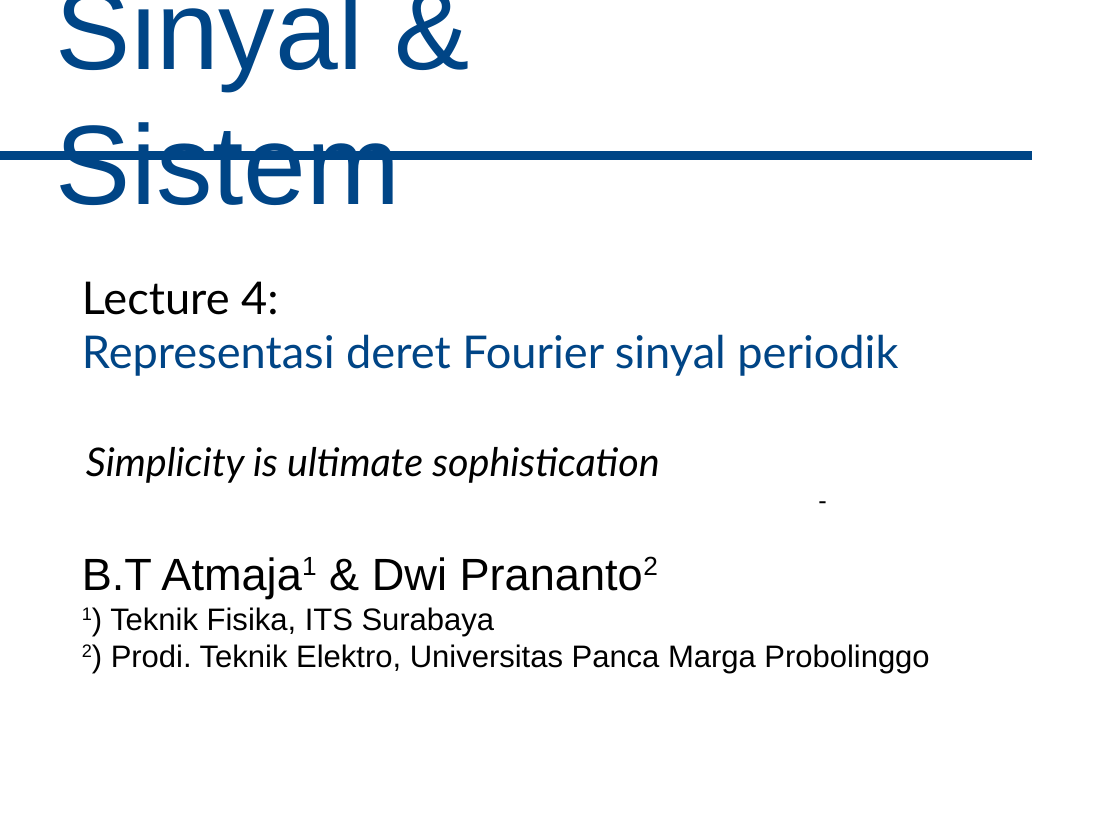
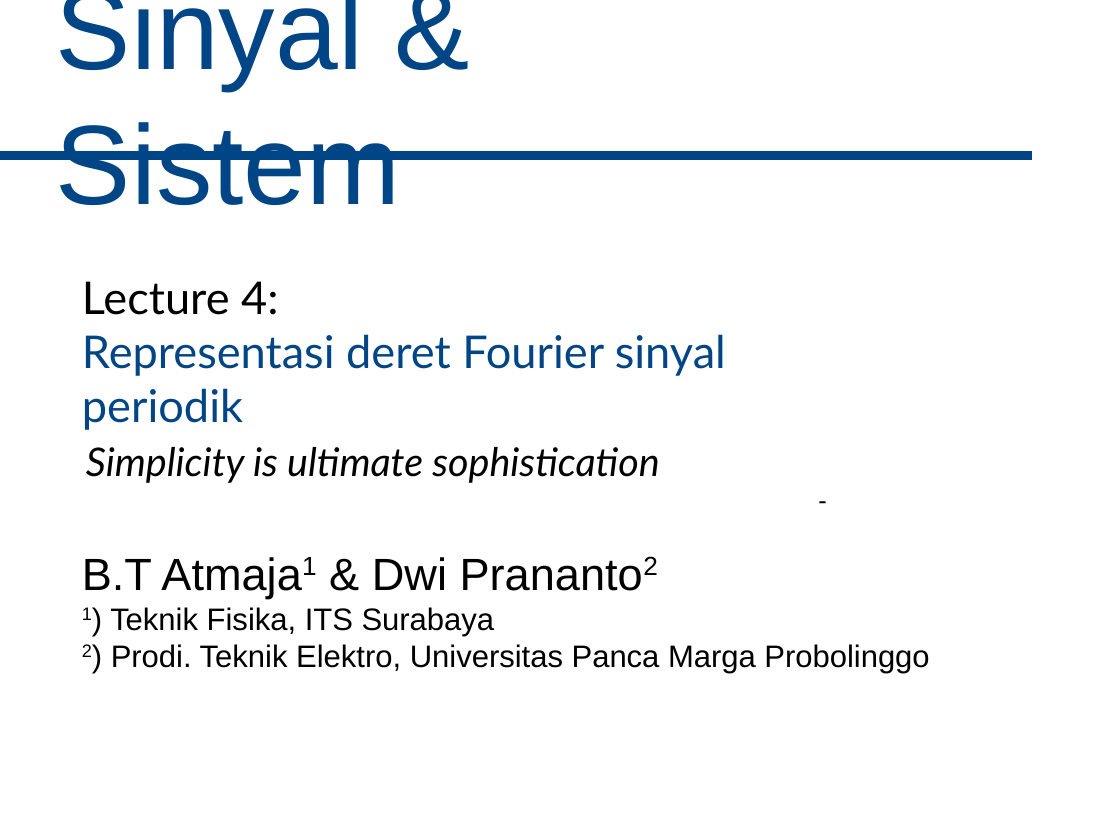
Before and after one commit to bagustris/sinyalsistem, a slide deck: slide 1 of slides/Lect4_SinyalSistem.odp. Drawn at 1120x840 pixels with LibreOffice and Linux fonts; fonts in the diff are those of the drawing. Boxes give left, top, right and bottom in pixels: in the first picture for what was removed or moved away, otherwise in the second. Text is boxed around its words. In the diff, an @@ line names an element or a change of style, - is before the commit and + after.

```diff
--- a/slides/Lect4_SinyalSistem.odp
+++ b/slides/Lect4_SinyalSistem.odp
@@ text "Lecture 4:" rewrapped from <box>82,281,898,376</box> to <box>82,281,726,430</box> @@
```
Also in this commit, not shown: 12 other slides changed.
